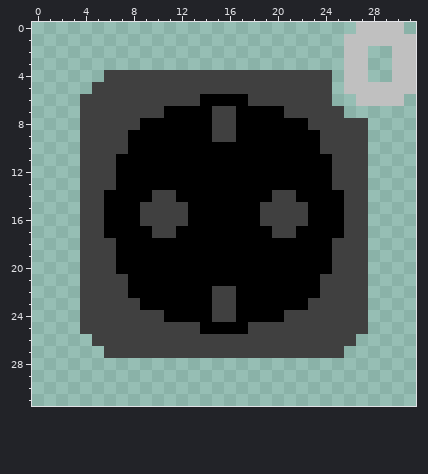
Pixel-art sprite, stored at icons/Steckdose_Grau.png. The picture above is the old version.
The file is 32x32 pixels.
New version:
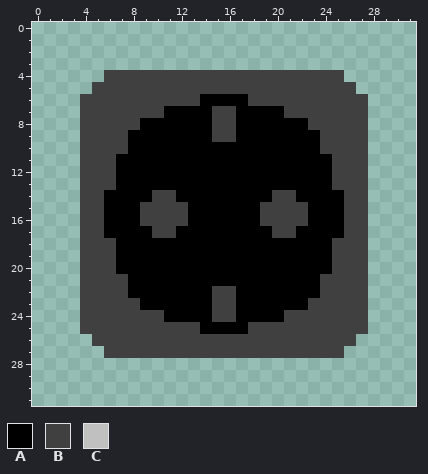
Palette (. is transparent): A #000000  B #404040  C #c0c0c0
What changed:
@@ x 23..31 @@
- 0 ....CCCC.
- 1 ...CCCCCC
- 2 ...CC..CC
- 3 ...CC..CC
- 4 BB.CC..CC
- 5 BB.CCCCCC
- 6 BB..CCCC.
- 7 BBB......
+ 0 .........
+ 1 .........
+ 2 .........
+ 3 .........
+ 4 BBB......
+ 5 BBBB.....
+ 6 BBBBB....
+ 7 BBBBB....
  8 BBBBB....
Boxes around the changes in both pictures, in picture pixels (x1, y1, x2, y2):
changed: (332, 22, 416, 118)
